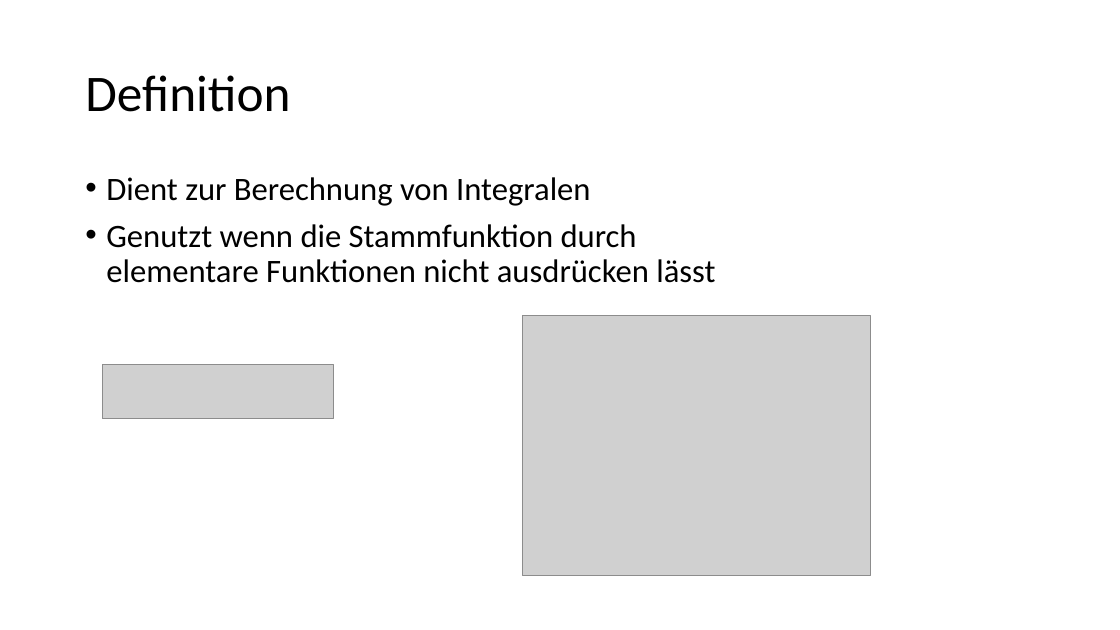
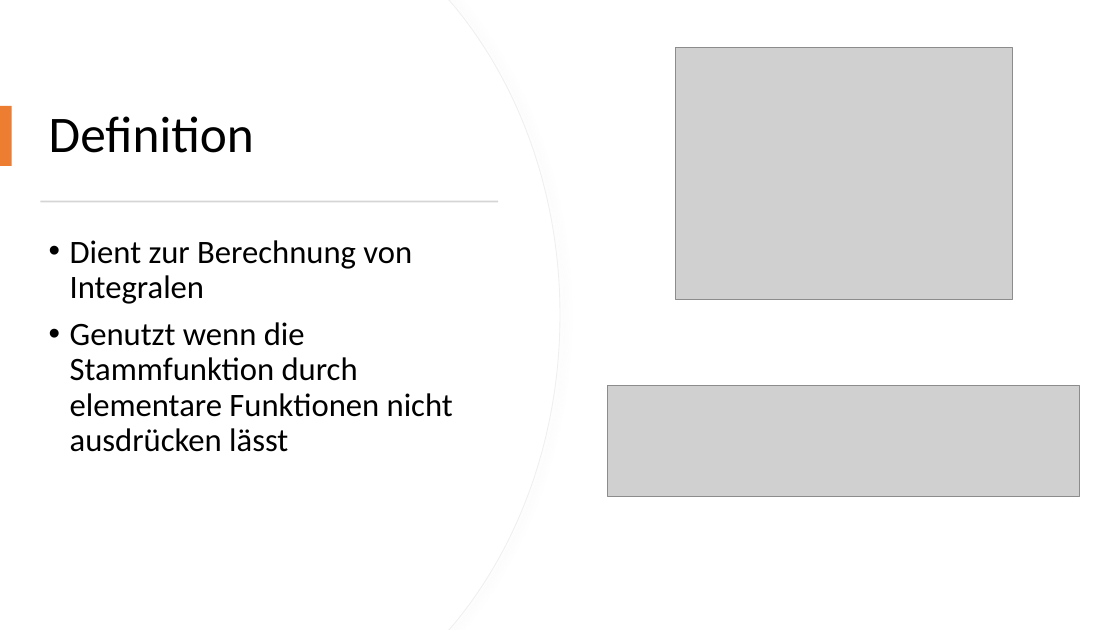
Before and after one commit to lstranzinger18/Numerik-und-Logik, a slide deck: slide 3 of Numerische Integration/Numerische Integration.pptx. Drawn at 1120x630 pixels with LibreOffice and Linux fonts; fonts in the diff are those of the drawing; grey boxes stand for pictures. Boxes give left, top, right and bottom in pixels: in the first picture for what was removed or moved away, otherwise in the second. Text is boxed around its words. In the diff, an @@ line names an element or a change of style, - is before the commit and + after.

```diff
--- a/Numerische Integration/Numerische Integration.pptx
+++ b/Numerische Integration/Numerische Integration.pptx
@@ freeform shape added at bbox=[0, 0, 560, 630], fill #FFFFFF, outline #EFEFEF 0.75 pt @@
@@ freeform shape added at bbox=[0, 0, 560, 630], fill #FFFFFF @@
@@ picture: place and size @@
-picture at bbox=[523, 315, 871, 576]
+picture at bbox=[676, 48, 1012, 300]
@@ title "Definition": place and size @@
-title "Definition" at bbox=[85, 75, 290, 112]
+title "Definition" at bbox=[49, 116, 254, 153]
@@ rectangle added at bbox=[0, 106, 12, 166], fill #ED7D31 @@
@@ rectangle added at bbox=[40, 201, 498, 202], fill #D5D5D5 @@
@@ text "Dient zur Berechnung von Integralen" rewrapped from bbox=[106, 177, 715, 283] to bbox=[70, 240, 453, 452] @@
@@ picture: place and size @@
-picture at bbox=[103, 365, 334, 419]
+picture at bbox=[608, 386, 1081, 497]
```
Also in this commit, not shown: 6 other slides changed.
